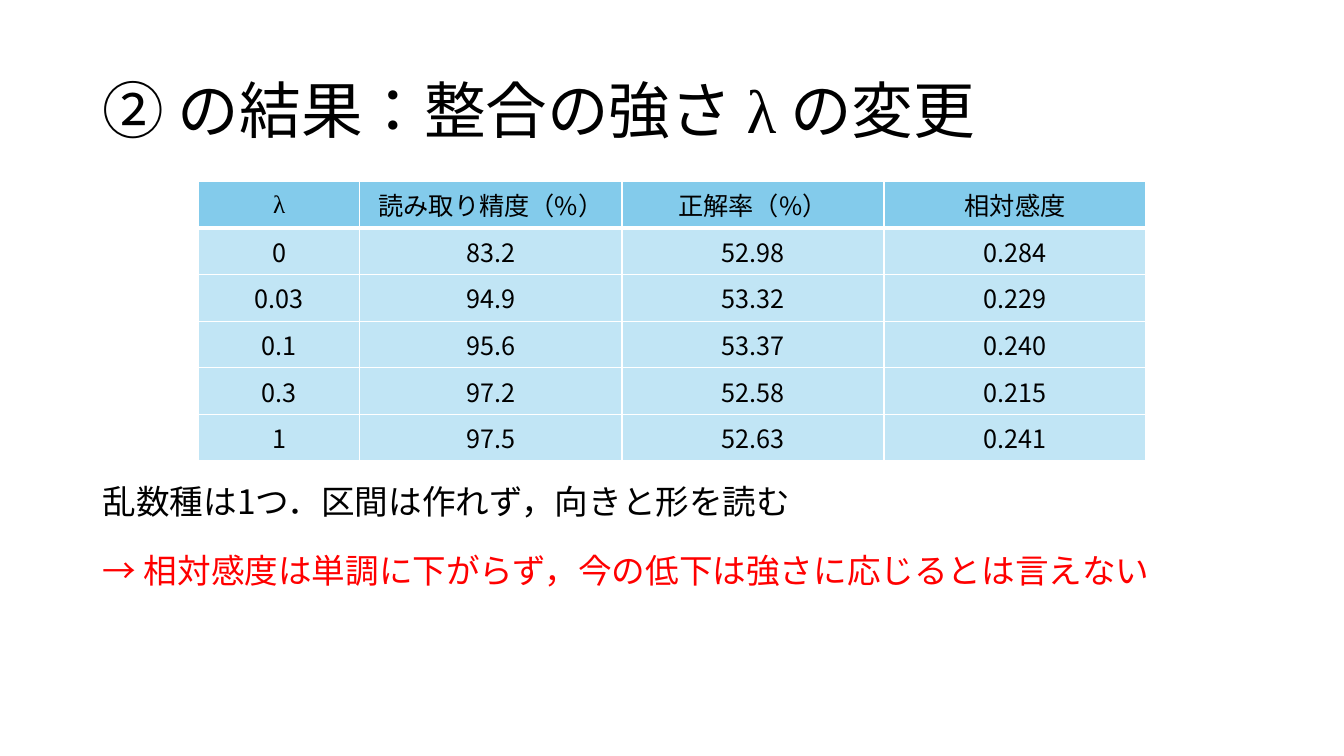
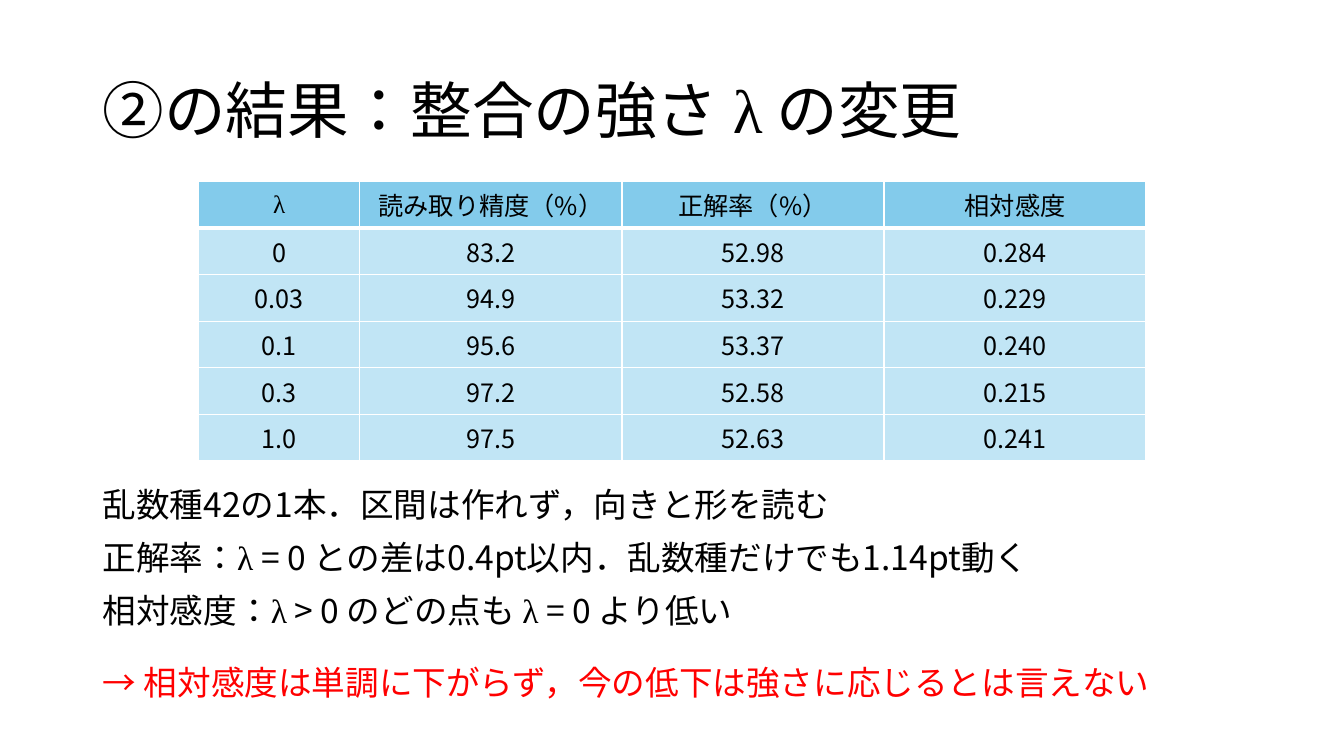
Before and after one commit to tomoking2004/taskalign, a slide deck: slide 12 of presentations/20261127_進捗報告.pptx (slide 10 before the commit). Drawn at 1344x756 pixels with LibreOffice and Linux fonts; fonts in the diff are those of the drawing. Boxes give left, top, right and bottom in pixels: in the first picture for what was removed or moved away, otherwise in the second. Text is boxed around its words. In the diff, an @@ line names an element or a change of style, - is before the commit and + after.

Commit message:
docs: finish the 27 November progress report
The deck gains three slides: what was done since the last report, the
group differences at layer 16's six positions with their intervals,
and a closing summary with the next step. The reading of the layers no
longer says the drop is specific to layer 16, since layer 24 falls too.
② now reads the answer accuracy, and ③ names where the alignment is
applied and how many of its six runs are trained, counted from the
files git tracks. Latin words and Japanese are spaced as
principles.md §3 asks.

Where the research document only describes a result, the script picks
its sentence by the same test the document used; README now says so.
The deck's numbers were recomputed from analyses/ apart from the
script, and none differed.

```diff
--- a/presentations/20261127_進捗報告.pptx
+++ b/presentations/20261127_進捗報告.pptx
@@ title at (102,81,962,139): spaces changed @@
-② の結果：整合の強さ λ の変更
+②の結果：整合の強さ λ の変更
@@ table at (199,181,1146,454) @@
-row 6, column 1: 1
+row 6, column 1: 1.0
@@ text at (103,488,1028,626): text changed @@
-乱数種は1つ．区間は作れず，向きと形を読む
+乱数種42の1本．区間は作れず，向きと形を読む
+正解率：λ = 0 との差は0.4pt以内．乱数種だけでも1.14pt動く
+相対感度：λ > 0 のどの点も λ = 0 より低い
@@ text "→ 相対感度は単調に下がらず，今の低下は強さに応じるとは言えない": place and size @@
-text "→ 相対感度は単調に下がらず，今の低下は強さに応じるとは言えない" at (144,554,1150,587)
+text "→ 相対感度は単調に下がらず，今の低下は強さに応じるとは言えない" at (144,666,1150,699)
```
Also in this commit, not shown: 10 other slides changed, 3 slides added, 2 other files.
